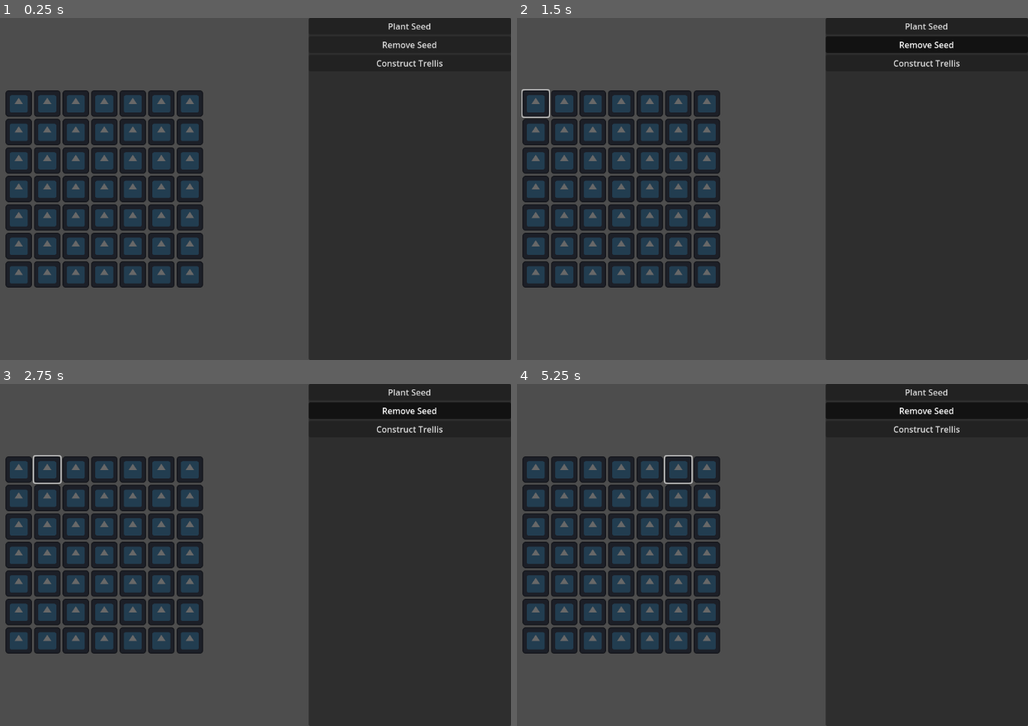
Above: before the commit, frames 1-4 (two rows, left to right).
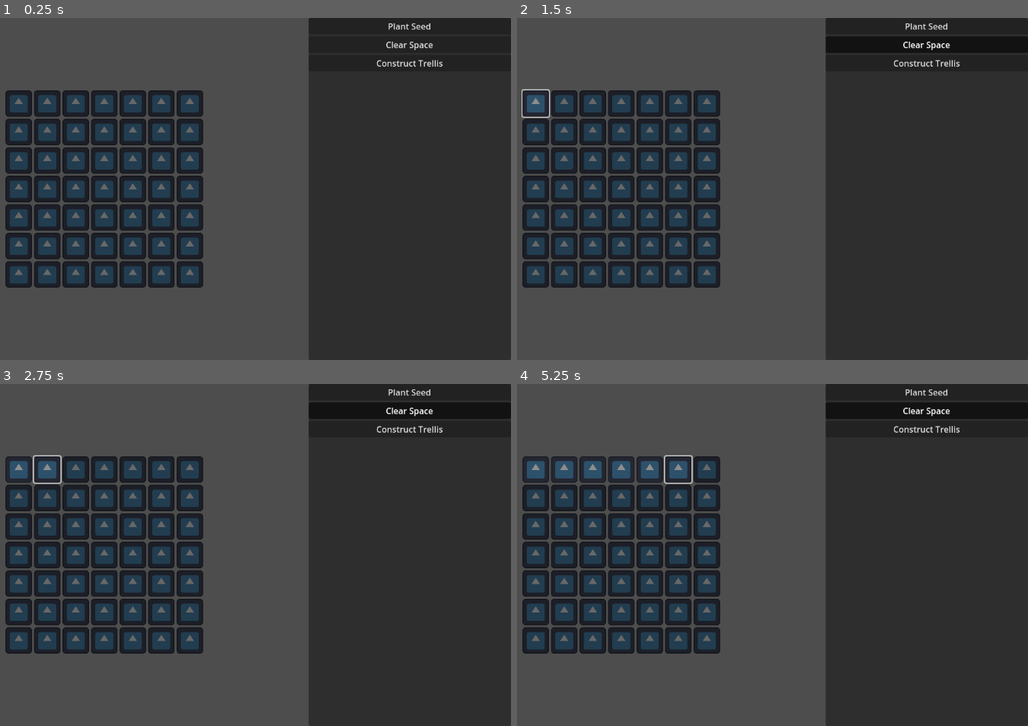
Above: after the commit, the same moments.

Repository: tylercchase/agricraft_godot
Game: Godot game, scene res://src/main.tscn
Same seed, same stepped clock (60 frames per second), same inputs: the game is played once before the commit and once after it. The engine's default icon, where the game draws it, is replaced by a stand-in: a white triangle on a blue panel in a dark square.
Inputs (mouse positions are in pixels of both pictures, inside the frame that each line leads up to):
- Up to frame 1 (0.25 s): no input
- Up to frame 2 (1.5 s): click "Remove Seed" (after the commit: "Clear Space") at 0.5 s; click (537, 103) at 1.25 s
- Up to frame 3 (2.75 s): click (45, 469) at 2 s
- Up to frame 4 (5.25 s): click (593, 469) at 2.75 s; click (619, 469) at 3.5 s; click (649, 469) at 4.25 s; click (680, 469) at 5 s

The runs differ from the first frame. In frame 1, 0.1% of the frame differs, in the area x 74-86%, y 6-10%; in frame 2, 0.3%; in frame 3, 0.5%; in frame 4, 1.2%, in the area x 1-86%, y 6-28%.

Commit message:
feat: more interaction stuff and fixes

Diff:
--- a/src/main.tscn
+++ b/src/main.tscn
@@ -207,5 +207,6 @@
 offset_bottom = 40.0
 
 [node name="TooltipContainer" parent="Control" instance=ExtResource("8_5mrjc")]
+visible = false
 layout_mode = 0
 offset_right = 300.0
--- a/src/managers/interaction_manager.gd
+++ b/src/managers/interaction_manager.gd
@@ -35,5 +35,7 @@
         plant_manager.plant_crop(load("res://src/plant/resources/wheat.tres"), id)
     elif current_mode == Mode.NONE:
         plant_manager.harvest_crop(id)
+    elif current_mode == Mode.TRELLIS:
+        plant_manager.setup_trellis(id)
     elif current_mode == Mode.REMOVE:
-        plant_manager.remove_crop(id)
+        plant_manager.clear_space(id)
--- a/src/managers/plant_manager.gd
+++ b/src/managers/plant_manager.gd
@@ -7,17 +7,30 @@
 
 func plant_crop(plant: Plant, box_id):
     var box = plant_grid_container.get_box(box_id)
-    if !box.plant_resource:
+    if !box.is_occupied():
         box.setup_plant(plant)
 
 func harvest_crop(box_id):
     var box: PlantBox = plant_grid_container.get_box(box_id)
     if box.harvestable:
         inventory_manager.add_item(box.plant_resource.output)
-    remove_crop(box_id)
+        remove_crop(box_id)
 
 func remove_crop(box_id):
     var box: PlantBox = plant_grid_container.get_box(box_id)
     if box.plant_resource:
         inventory_manager.add_item(box.plant_resource) # add the seed
         box.remove_plant()
+
+func clear_space(box_id):
+    var box: PlantBox = plant_grid_container.get_box(box_id)
+    if box.plant_resource:
+        inventory_manager.add_item(box.plant_resource) # add the seed
+        box.remove_plant()
+    else:
+        box.clear_spot()
+
+func setup_trellis(box_id):
+    var box: PlantBox = plant_grid_container.get_box(box_id)
+    if !box.is_occupied():
+        box.add_trellis()
--- a/src/plant_box/plant_box.gd
+++ b/src/plant_box/plant_box.gd
@@ -7,6 +7,8 @@
 var current_progress = 0
 
 var harvestable = false
+
+var trellis = false
 
 @onready var label: Label = %Label
 @onready var progress_bar: ProgressBar = %ProgressBar
@@ -35,6 +37,9 @@
 func set_progress(value: float):
     progress_bar.value = value
 
+func is_occupied() -> bool:
+    return plant_resource != null or trellis
+
 func has_plant() -> bool:
     return plant_resource != null
 
@@ -47,8 +52,22 @@
     label.text = ''
     label.modulate = Color.WHITE
     progress_bar.value = 0
+    harvestable = false
+    current_progress = 0
 
 func set_ready_for_harvest():
     print('ready!')
     harvestable = true
     label.modulate = Color.LIME_GREEN
+
+func add_trellis():
+    $TextureRect.modulate = Color.BROWN
+    trellis = true
+
+func remove_trellis():
+    $TextureRect.modulate = Color.GRAY
+    trellis = false
+
+func clear_spot():
+    remove_trellis()
+    remove_plant()
--- a/src/sidebar/sidebar_menu.tscn
+++ b/src/sidebar/sidebar_menu.tscn
@@ -25,7 +25,7 @@
 unique_name_in_owner = true
 layout_mode = 2
 toggle_mode = true
-text = "Remove Seed	"
+text = "Clear Space"
 
 [node name="TrellisButton" type="Button" parent="VBoxContainer"]
 unique_name_in_owner = true
